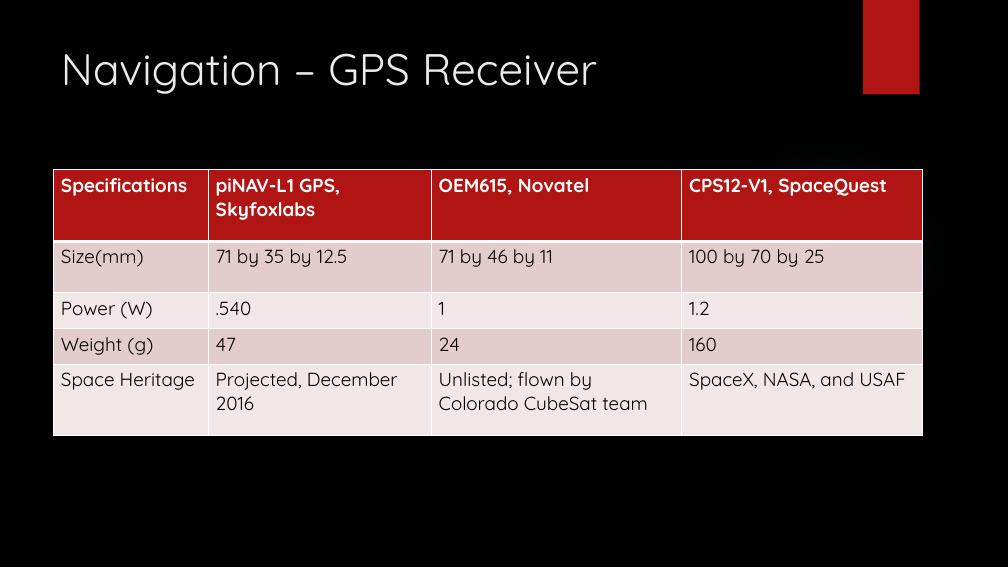
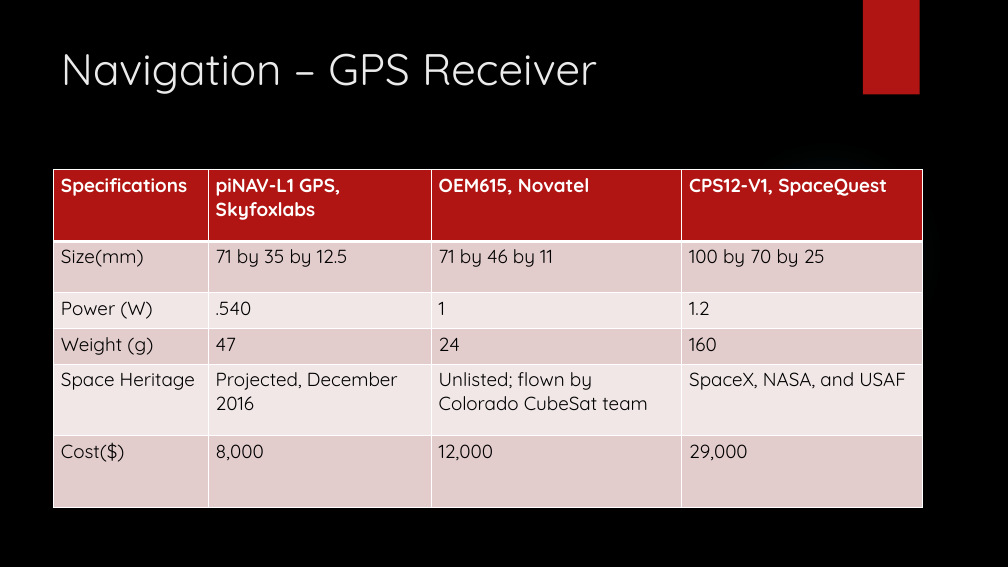
Before and after one commit to HASP-UMN/CubeSat, a slide deck: slide 10 of Presentations/PDR_Presentation.pptx. Drawn at 1008x567 pixels with LibreOffice and Linux fonts; fonts in the diff are those of the drawing; background and template pictures are left out. Boxes give left, top, right and bottom in pixels: in the first picture for what was removed or moved away, otherwise in the second. Text is boxed around its words. In the diff, an @@ line names an element or a change of style, - is before the commit and + after.

Commit message:
Updated PDR slides
Added GPS cost to slides from advice we recieved friday

```diff
--- a/Presentations/PDR_Presentation.pptx
+++ b/Presentations/PDR_Presentation.pptx
@@ table at [54, 169, 923, 507] @@
+row 6: Cost($) | 8,000 | 12,000 | 29,000
```
Also in this commit, not shown: 1 other slide changed.
